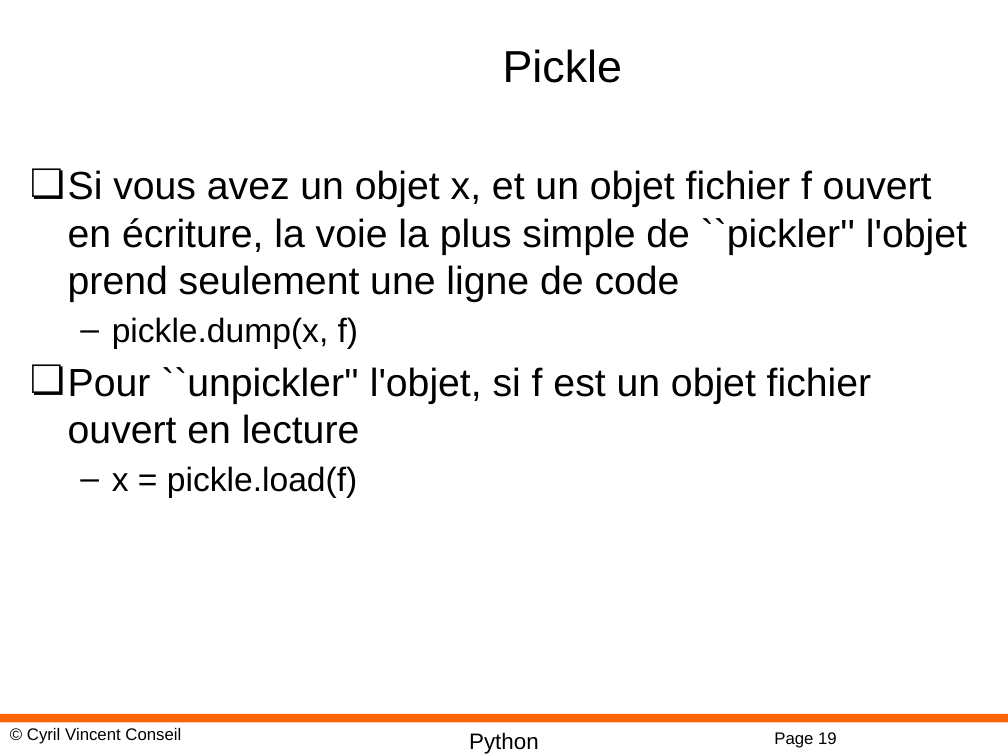
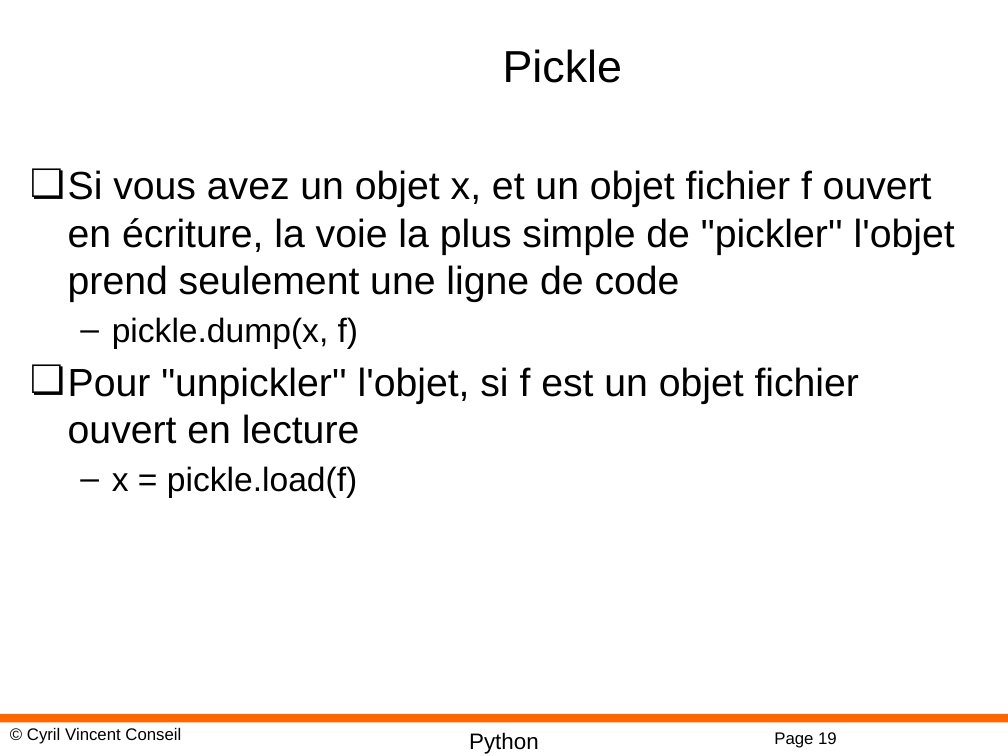
Before and after one commit to cyrilvincent/python, a slide deck: slide 19 of ppt/Python11-Sys.pptx. Drawn at 1008x756 pixels with LibreOffice and Linux fonts; fonts in the diff are those of the drawing; background and template pictures are left out. Boxes give left, top, right and bottom in pixels: in the first picture for what was removed or moved away, otherwise in the second. Text is boxed around its words. In the diff, an @@ line names an element or a change of style, - is before the commit and + after.

```diff
--- a/ppt/Python11-Sys.pptx
+++ b/ppt/Python11-Sys.pptx
@@ text at box(68, 170, 955, 302): text changed @@
-❏ Si vous avez un objet x, et un objet fichier f ouvert en écriture, la voie la plus simple de ``pickler'' l'objet prend seulement une ligne de code
+❏ Si vous avez un objet x, et un objet fichier f ouvert en écriture, la voie la plus simple de "pickler'' l'objet prend seulement une ligne de code
@@ text at box(68, 367, 859, 444): text changed @@
-❏ Pour ``unpickler'' l'objet, si f est un objet fichier ouvert en lecture
+❏ Pour "unpickler'' l'objet, si f est un objet fichier ouvert en lecture
```
Also in this commit, not shown: 1 other slide changed, 4 other files.
